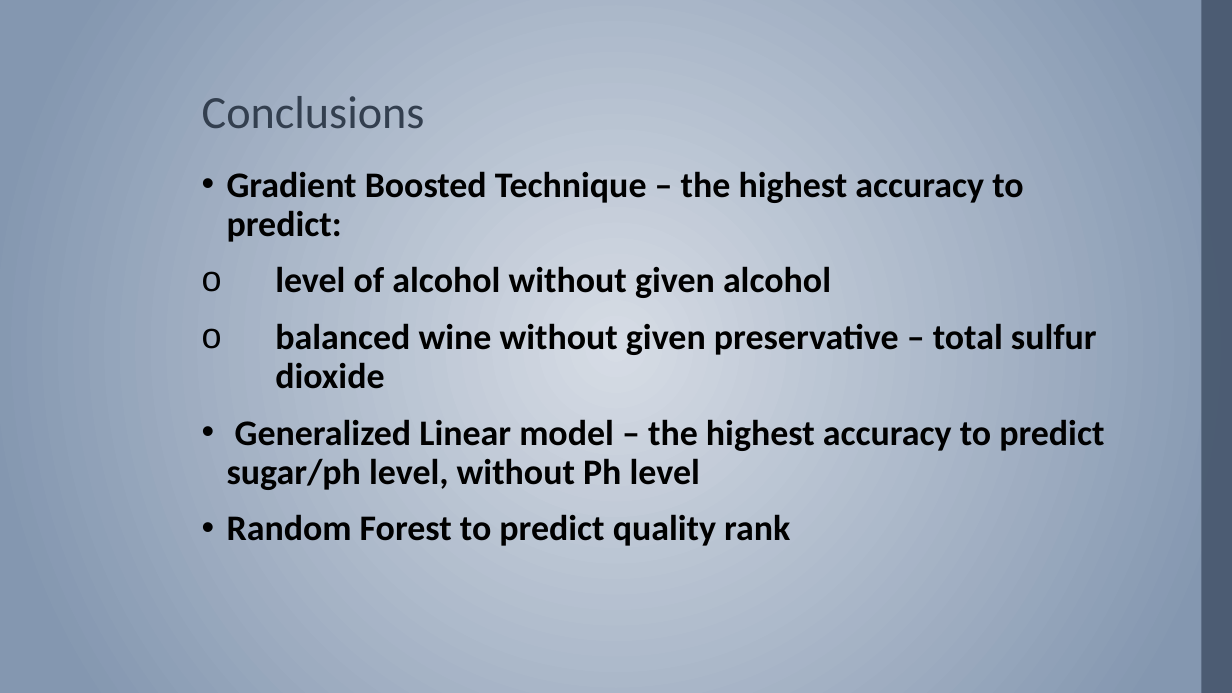
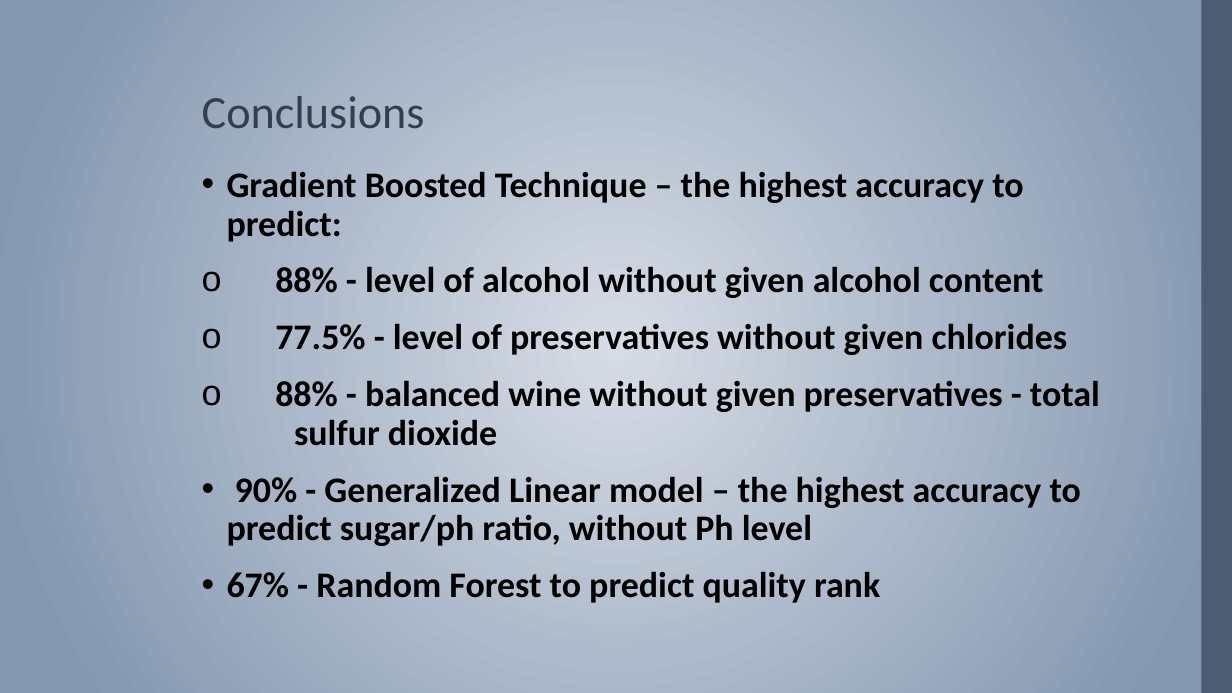
Before and after one commit to maddia/Data-mining, a slide deck: slide 6 of CA2 Presentation draft-1.pptx. Drawn at 1232x693 pixels with LibreOffice and Linux fonts; fonts in the diff are those of the drawing; background and template pictures are left out. Boxes give left, top, right and bottom in pixels: in the first picture for what was removed or moved away, otherwise in the second. Text is boxed around its words. In the diff, an @@ line names an element or a change of style, - is before the commit and + after.

```diff
--- a/CA2 Presentation draft-1.pptx
+++ b/CA2 Presentation draft-1.pptx
@@ text at bbox=[227, 266, 1100, 603]: text changed @@
-o level of alcohol without given alcohol
-o balanced wine without given preservative – total sulfur dioxide
-• Generalized Linear model – the highest accuracy to predict sugar/ph level, without Ph level
-• Random Forest to predict quality rank
+o 88% - level of alcohol without given alcohol content
+o 77.5% - level of preservatives without given chlorides
+o 88% - balanced wine without given preservatives - total sulfur dioxide
+• 90% - Generalized Linear model – the highest accuracy to predict sugar/ph ratio, without Ph level
+• 67% - Random Forest to predict quality rank
```
Also in this commit, not shown: 3 other slides changed.
